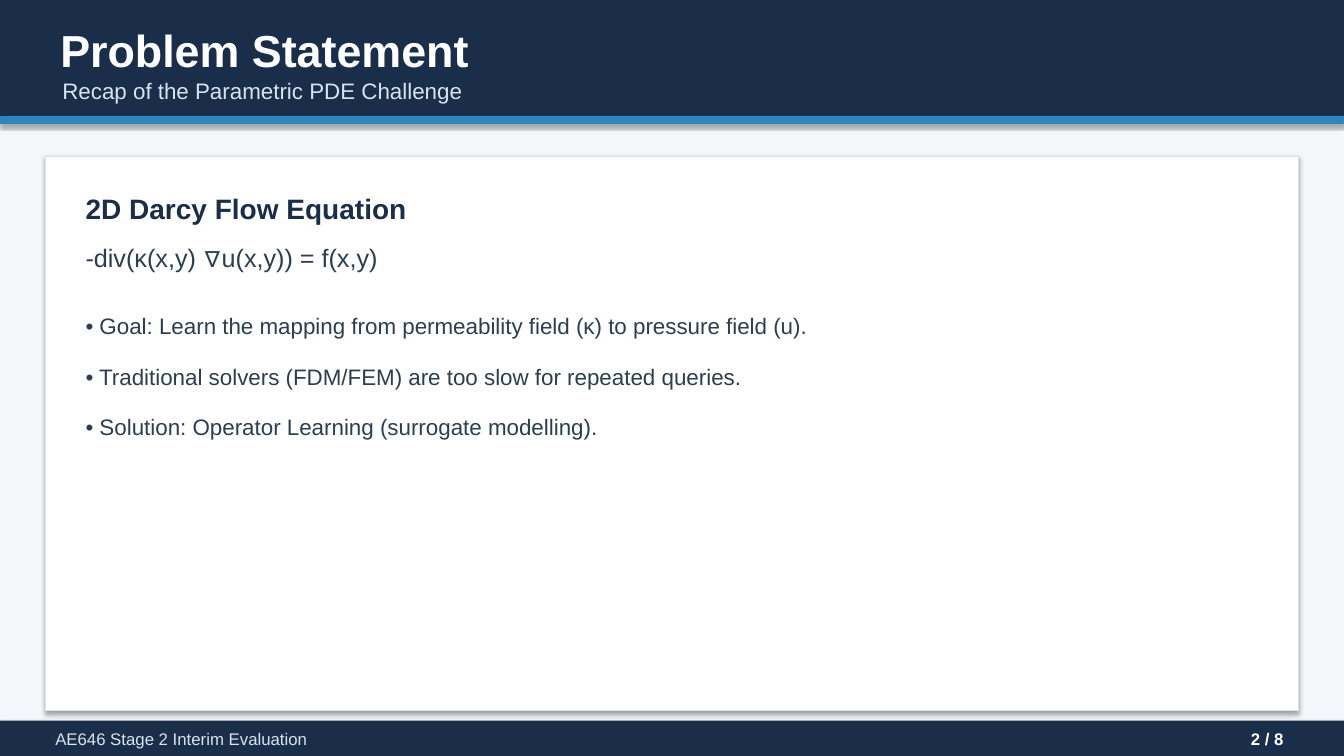
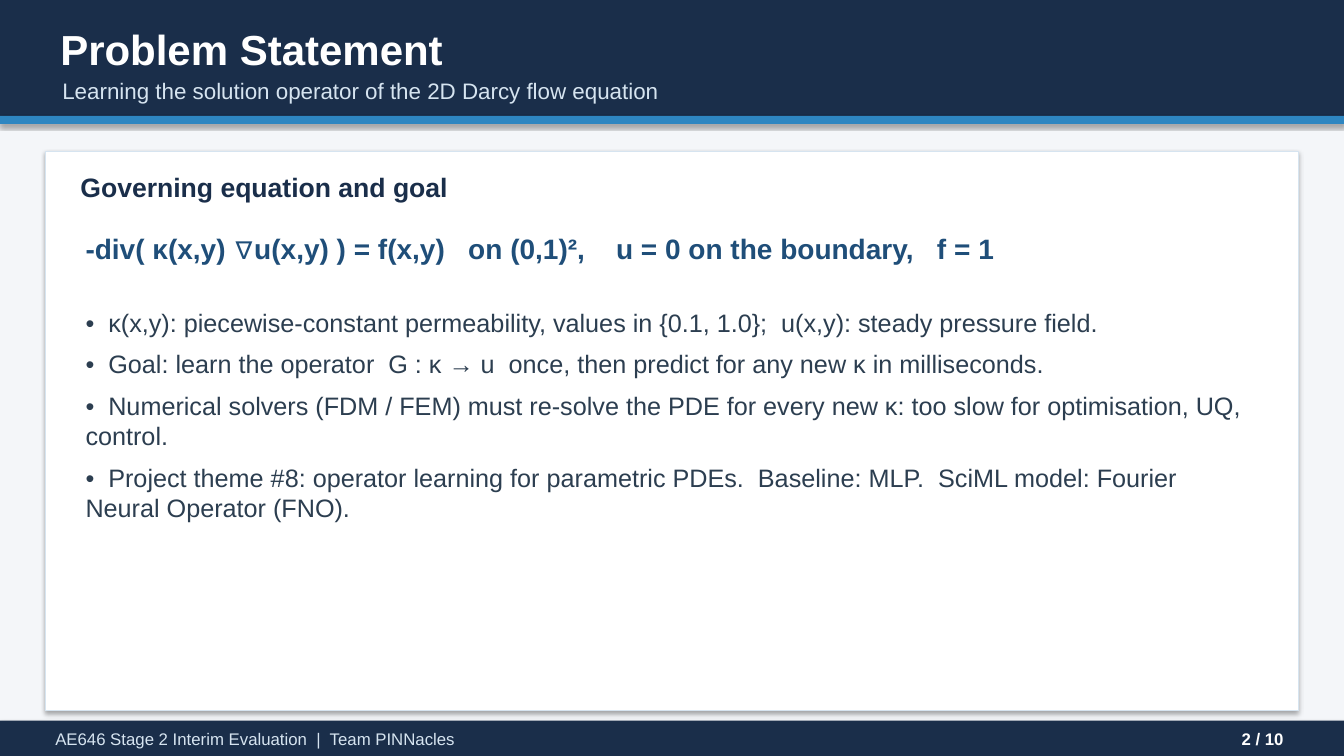
Before and after one commit to ARYAMANN7279/AE646-PINNacles, a slide deck: slide 2 of stage2/PINNacles_Stage2_Presentation.pptx. Drawn at 1344x756 pixels with LibreOffice and Linux fonts; fonts in the diff are those of the drawing. Boxes give left, top, right and bottom in pixels: in the first picture for what was removed or moved away, otherwise in the second. Text is boxed around its words. In the diff, an @@ line names an element or a change of style, - is before the commit and + after.

```diff
--- a/stage2/PINNacles_Stage2_Presentation.pptx
+++ b/stage2/PINNacles_Stage2_Presentation.pptx
@@ text "Problem Statement" at (x1=60, y1=34, x2=443, y2=66): size 32 to 30 pt @@
@@ text at (x1=62, y1=82, x2=658, y2=104): text changed @@
-Recap of the Parametric PDE Challenge
+Learning the solution operator of the 2D Darcy flow equation
@@ rectangle resized from (x1=45, y1=156, x2=1299, y2=711) to (x1=45, y1=151, x2=1299, y2=711) @@
@@ text at (x1=80, y1=177, x2=448, y2=203): text changed; size 20 to 19 pt @@
-2D Darcy Flow Equation
+Governing equation and goal
@@ text at (x1=86, y1=238, x2=994, y2=264): text changed; size 18 to 20 pt; text colour #2C3E50 to #1F4E79; bold on @@
--div(κ(x,y) ∇u(x,y)) = f(x,y)
+-div( κ(x,y) ∇u(x,y) ) = f(x,y) on (0,1)², u = 0 on the boundary, f = 1
@@ text at (x1=86, y1=313, x2=1241, y2=522): text changed; size 16 to 18 pt @@
-• Goal: Learn the mapping from permeability field (κ) to pressure field (u).
+• κ(x,y): piecewise-constant permeability, values in {0.1, 1.0}; u(x,y): steady pressure field.
+• Goal: learn the operator G : κ → u once, then predict for any new κ in milliseconds.
+• Numerical solvers (FDM / FEM) must re-solve the PDE for every new κ: too slow for optimisation, UQ, control.
+• Project theme #8: operator learning for parametric PDEs. Baseline: MLP. SciML model: Fourier Neural Operator (FNO).
@@ text removed at (x1=99, y1=368, x2=741, y2=390) @@
-• Traditional solvers (FDM/FEM) are too slow for repeated queries.
@@ text removed at (x1=99, y1=418, x2=597, y2=440) @@
-• Solution: Operator Learning (surrogate modelling).
@@ text at (x1=55, y1=733, x2=454, y2=749): text changed @@
-AE646 Stage 2 Interim Evaluation
+AE646 Stage 2 Interim Evaluation | Team PINNacles
@@ text at (x1=1242, y1=733, x2=1284, y2=745): text changed @@
-2 / 8
+2 / 10
```
Also in this commit, not shown: 1 other slide changed, 8 slides added, 6 slides removed, 26 other files.
